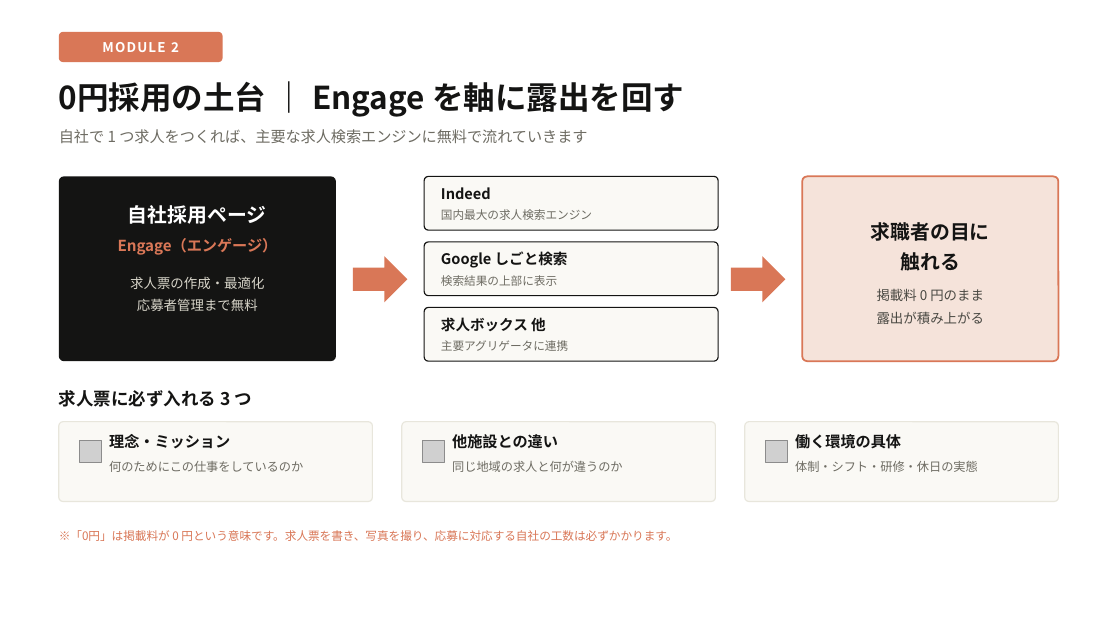
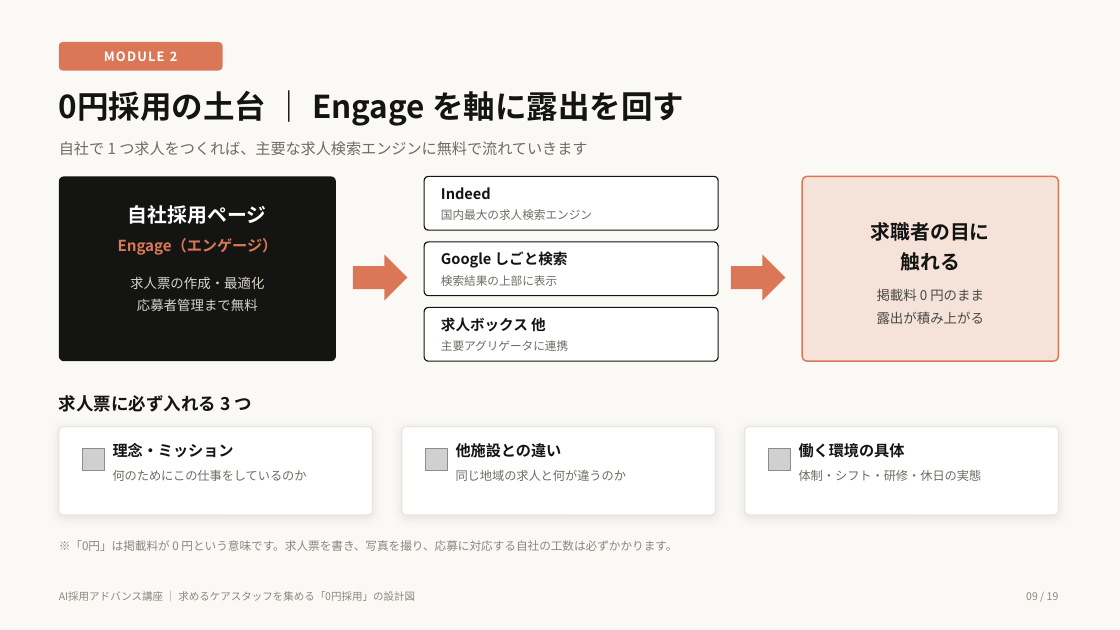
Before and after one commit to gala19690717-bit/-ai-news-mailer, a slide deck: slide 9 of docs/recruitment-webinar/AI採用アドバンス講座_0円採用の設計図.pptx. Drawn at 1120x630 pixels with LibreOffice and Linux fonts; fonts in the diff are those of the drawing; grey boxes stand for pictures. Boxes give left, top, right and bottom in pixels: in the first picture for what was removed or moved away, otherwise in the second. Text is boxed around its words. In the diff, an @@ line names an element or a change of style, - is before the commit and + after.

```diff
--- a/docs/recruitment-webinar/AI採用アドバンス講座_0円採用の設計図.pptx
+++ b/docs/recruitment-webinar/AI採用アドバンス講座_0円採用の設計図.pptx
@@ background #FFFFFF to #FAF9F5 @@
@@ 2 pictures, 1 text, 1 rounded rectangle: place and size @@
-2 pictures, 1 text, 1 rounded rectangle at (59, 32, 444, 462)
+2 pictures, 1 text, 1 rounded rectangle at (59, 42, 447, 471)
@@ text "MODULE 2" at (104, 51, 178, 61): size 11.5 to 11 pt @@
@@ rounded rectangle at (59, 42, 223, 71): proportions changed @@
@@ text "0円採用の土台 ｜ Engage を軸に露出を回す": place and size @@
-text "0円採用の土台 ｜ Engage を軸に露出を回す" at (59, 82, 684, 117)
+text "0円採用の土台 ｜ Engage を軸に露出を回す" at (59, 91, 684, 126)
@@ text "自社で 1 つ求人をつくれば、主要な求人検索エンジンに無料で流れていきます": place and size @@
-text "自社で 1 つ求人をつくれば、主要な求人検索エンジンに無料で流れていきます" at (59, 129, 587, 143)
+text "自社で 1 つ求人をつくれば、主要な求人検索エンジンに無料で流れていきます" at (59, 141, 587, 155)
@@ text "求人票に必ず入れる 3 つ": place and size @@
-text "求人票に必ず入れる 3 つ" at (59, 390, 252, 407)
+text "求人票に必ず入れる 3 つ" at (59, 395, 252, 412)
@@ rounded rectangle: place and size @@
-rounded rectangle at (59, 422, 372, 502)
+rounded rectangle at (59, 427, 372, 515)
@@ text "理念・ミッション": place and size @@
-text "理念・ミッション" at (109, 434, 230, 449)
+text "理念・ミッション" at (113, 443, 234, 457)
@@ rounded rectangle: place and size @@
-rounded rectangle at (402, 422, 715, 502)
+rounded rectangle at (402, 427, 715, 515)
@@ text "他施設との違い": place and size @@
-text "他施設との違い" at (452, 434, 558, 449)
+text "他施設との違い" at (456, 443, 562, 458)
@@ fill #FAF9F5 to #FFFFFF; shadow on; proportions changed in 3 elements at (59, 427, 372, 515), (402, 427, 715, 515), (745, 427, 1059, 515) @@
@@ rounded rectangle: place and size @@
-rounded rectangle at (745, 422, 1059, 502)
+rounded rectangle at (745, 427, 1059, 515)
@@ picture: place and size @@
-picture at (766, 440, 788, 462)
+picture at (769, 449, 791, 471)
@@ text "働く環境の具体": place and size @@
-text "働く環境の具体" at (795, 434, 901, 449)
+text "働く環境の具体" at (799, 443, 905, 458)
@@ text "何のためにこの仕事をしているのか": place and size @@
-text "何のためにこの仕事をしているのか" at (109, 461, 303, 472)
+text "何のためにこの仕事をしているのか" at (113, 470, 307, 481)
@@ text "同じ地域の求人と何が違うのか": place and size @@
-text "同じ地域の求人と何が違うのか" at (452, 461, 623, 472)
+text "同じ地域の求人と何が違うのか" at (456, 470, 626, 481)
@@ text "体制・シフト・研修・休日の実態": place and size @@
-text "体制・シフト・研修・休日の実態" at (795, 461, 978, 472)
+text "体制・シフト・研修・休日の実態" at (799, 470, 982, 481)
@@ text "※「0円」は掲載料が 0 円という意味です。求人票を書き、写真を撮り、応募に対応する自社の工数は必ずかかります。": place and size @@
-text "※「0円」は掲載料が 0 円という意味です。求人票を書き、写真を撮り、応募に対応する自社の工数は必ずかかります。" at (59, 530, 677, 541)
+text "※「0円」は掲載料が 0 円という意味です。求人票を書き、写真を撮り、応募に対応する自社の工数は必ずかかります。" at (59, 540, 677, 551)
@@ text "※「0円」は掲載料が 0 円という意味です。求人票を書き、写真を撮り、応募に対応する自社の工数は必ずかかります。" at (59, 540, 677, 551): text colour #D97757 to #8A887E @@
@@ text added at (59, 591, 415, 601), 9 pt, text #8A887E @@
+AI採用アドバンス講座 ｜ 求めるケアスタッフを集める「0円採用」の設計図
@@ text added at (1026, 592, 1059, 600), 9 pt, text #8A887E @@
+09 / 19
```
Also in this commit, not shown: 18 other slides changed, 2 other files.
